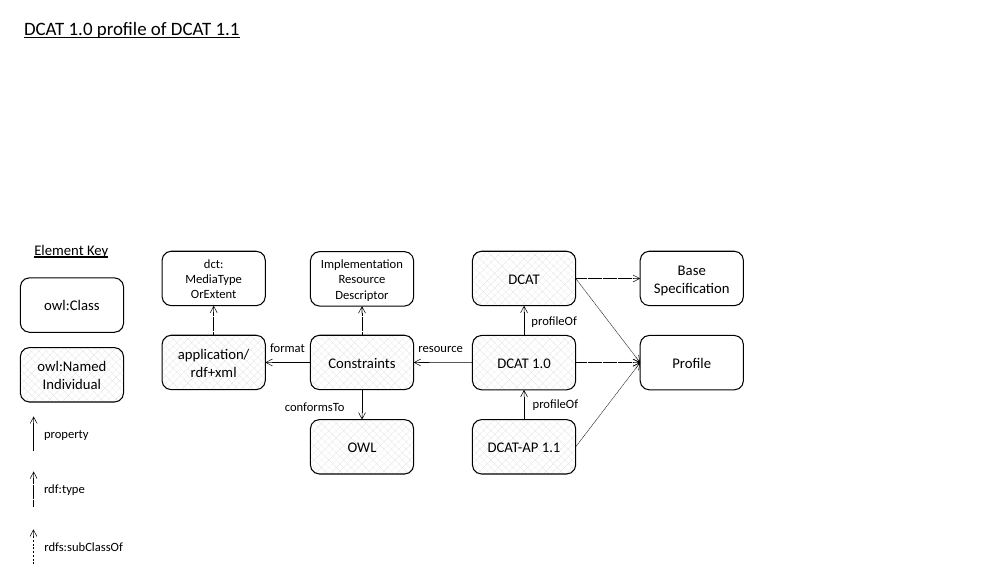
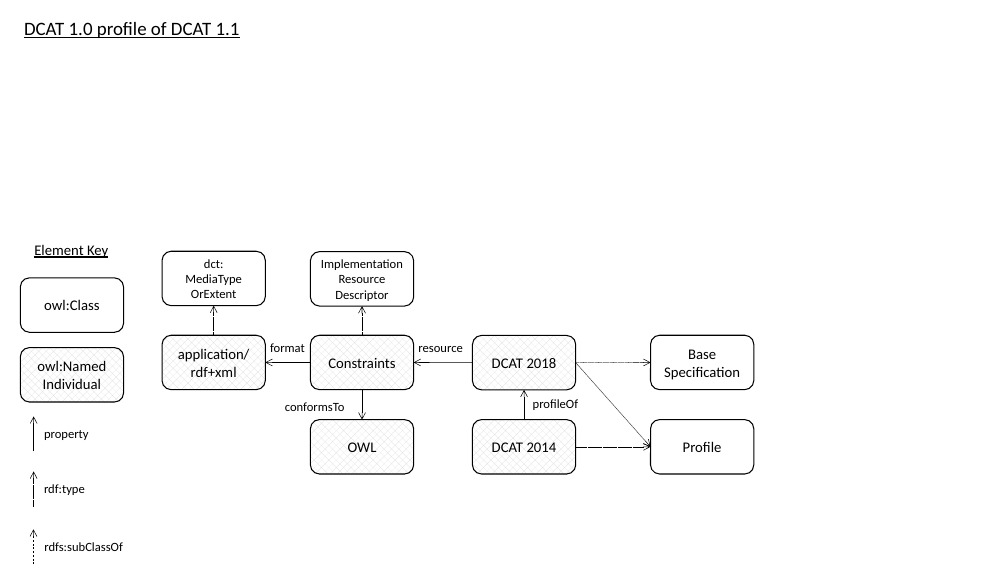
Before and after one commit to w3c/dxwg, a slide deck: slide 3 of profiledesc/profiledesc-diagrams.pptx. Drawn at 1008x567 pixels with LibreOffice and Linux fonts; fonts in the diff are those of the drawing. Boxes give left, top, right and bottom in pixels: in the first picture for what was removed or moved away, otherwise in the second. Text is boxed around its words. In the diff, an @@ line names an element or a change of style, - is before the commit and + after.

```diff
--- a/profiledesc/profiledesc-diagrams.pptx
+++ b/profiledesc/profiledesc-diagrams.pptx
@@ rounded rectangle removed at <box>473,251,576,306</box> @@
-DCAT
@@ arrow removed from (576, 278) to (640, 363) @@
@@ arrow removed from (524, 336) to (524, 306) @@
@@ text removed at <box>531,316,576,327</box> @@
-profileOf
@@ text in rounded rectangle at <box>492,358,557,368</box>: text changed @@
-DCAT 1.0
+DCAT 2018
@@ rounded rectangle "Base Specification": place and size @@
-rounded rectangle "Base Specification" at <box>640,251,744,306</box>
+rounded rectangle "Base Specification" at <box>651,335,755,389</box>
@@ arrow moved from (576, 278) - (640, 278) to (576, 363) - (651, 362) @@
@@ arrow moved from (576, 363) - (640, 363) to (576, 363) - (651, 447) @@
@@ text in rounded rectangle at <box>492,442,557,452</box>: text changed @@
-DCAT-AP 1.1
+DCAT 2014
@@ arrow moved from (576, 447) - (640, 363) to (576, 447) - (651, 447) @@
@@ rounded rectangle "Profile": place and size @@
-rounded rectangle "Profile" at <box>640,336,744,390</box>
+rounded rectangle "Profile" at <box>651,420,755,474</box>
```
Also in this commit, not shown: 1 other slide changed, 1 slide added, 3 other files.
